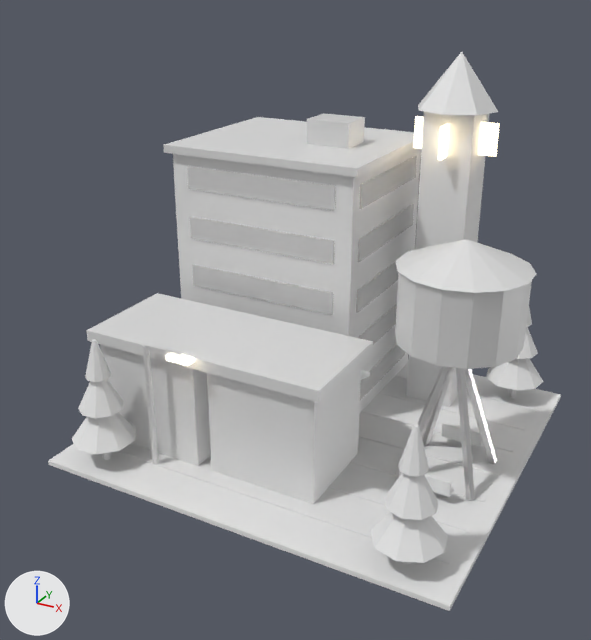
The FBX model Assets/Art/KayseriIsland/Models/Coal/Phase3/Civic_P3.fbx, before and after one commit.
The view is the same before and after, from a 50 mm lens placed at (51.2, -72.4, 36.9), pointed at (29.2, -32.3, 16.8). The lights are fixed; the arrows at lower left show +X, +Y and +Z. The older version comes first. Where no turn or scale is listed for an object, it has been applied to the vertices.

Names of what the first picture shows: 'Civic.Benches', 'Civic.Hall', 'Civic.Lamp0', 'Civic.Paving', 'Civic.Plaza', 'Civic.Shop0', 'Civic.Shop1', 'Civic.Tower', 'Civic.Tree0', 'Civic.Tree1', 'Civic.Tree2', 'Civic.WaterTower'.
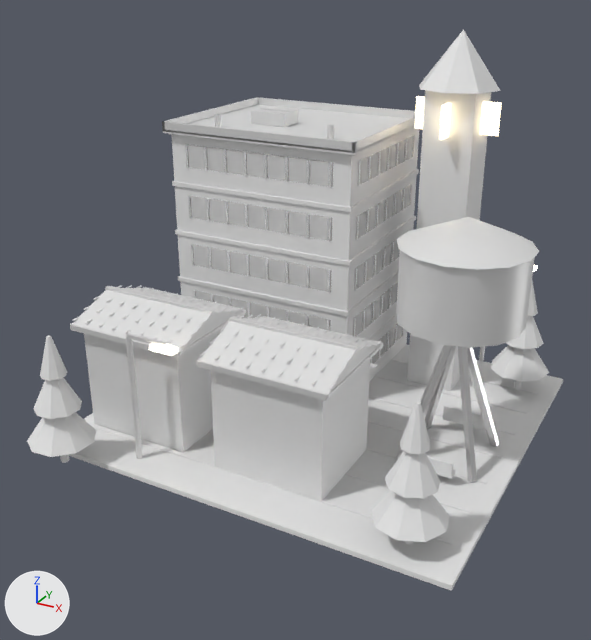
Diff of the bpy script that builds the scene:
```diff
--- a/Assets/Art/KayseriIsland/Models/Coal/Phase3/Civic_P3.fbx.py
+++ b/Assets/Art/KayseriIsland/Models/Coal/Phase3/Civic_P3.fbx.py
@@ me_civic_shop1_001 @@
-me_civic_shop1_001.from_pydata(...)  # 40 vertices, 60 faces; spans x -4.0..4.0, y -3.5..5.59, z 0.0..7.7
+me_civic_shop1_001.from_pydata(...)  # 558 vertices, 836 faces; spans x -4.07..4.07, y -3.57..5.59, z 0.0..8.3
+# me_civic_shop1_001 part 1: 4 vertices removed from x -4.0..4.0, y -3.5..3.5, z 7.7; 282 vertices added at x -4.07..4.07, y -3.57..3.57, z 0.21..8.3
+# other edits to the shape of me_civic_shop1_001 do not show in these pictures
 me_civic_shop1_001.materials.append(mat_clad)
@@ me_civic_shop1_001 @@
 me_civic_shop1_001.materials.append(mat_winlight)
+me_civic_shop1_001.materials.append(mat_steel_dk)  # white #e7e7e7
+me_civic_shop1_001.materials.append(mat_wood)  # white #e7e7e7
@@ me_civic_hall_001 @@
-me_civic_hall_001.from_pydata(...)  # 104 vertices, 156 faces; spans x -6.9..6.9, y -5.9..5.9, z 0.0..19.1
+me_civic_hall_001.from_pydata(...)  # 848 vertices, 1296 faces; spans x -6.9..6.9, y -5.9..7.0, z 0.0..18.0
+# me_civic_hall_001 part 2: a new loose piece, a box spanning x -6.5..6.5, y -4.5..4.5, z 1.1..2.6, in mat_glass (white #e7e7e7)
+# me_civic_hall_001 part 3: a new loose piece, a box spanning x -6.61..6.61, y -5.61..5.61, z 3.16..3.44, in mat_offwhite (white #e7e7e7)
+# me_civic_hall_001 part 4: a new loose piece, a box spanning x -5.3..5.3, y -5.5..5.5, z 4.5..6.0, in mat_glass (white #e7e7e7)
+# me_civic_hall_001 part 5: a new loose piece, a box spanning x -6.5..6.5, y -4.5..4.5, z 4.5..6.0, in mat_glass (white #e7e7e7)
+# me_civic_hall_001 part 6: a new loose piece, a box spanning x -6.61..6.61, y -5.61..5.61, z 6.56..6.84, in mat_offwhite (white #e7e7e7)
+# me_civic_hall_001 part 7: the loose piece of 8 vertices spanning x 1.1..4.1, y -1.2..1.2, z 17.5..19.1 is deleted
+# me_civic_hall_001 part 8: 2 vertices moved from x -6.9..6.9, y -5.9..5.9, z 17.5 to x -6.9..6.9, y -5.7..5.7, z 17.0; 22 vertices removed from x -6.9..6.9, y -5.9..5.9, z 1.1..17.5; 518 vertices added at x -6.9..6.9, y -5.9..5.9, z 1.1..18.0
+# other edits to the shape of me_civic_hall_001 do not show in these pictures
 me_civic_hall_001.materials.append(mat_offwhite)
@@ me_civic_hall_001 @@
 me_civic_hall_001.materials.append(mat_steel_dk)
+me_civic_hall_001.materials.append(mat_steel_lt)  # white #e7e7e7
@@ me_civic_shop0_001 @@
-me_civic_shop0_001.from_pydata(...)  # 40 vertices, 60 faces; spans x -4.0..4.0, y -3.5..5.59, z 0.0..7.7
+me_civic_shop0_001.from_pydata(...)  # 558 vertices, 836 faces; spans x -4.07..4.07, y -3.57..5.59, z 0.0..8.3
+# me_civic_shop0_001 part 9: 4 vertices removed from x -4.0..4.0, y -3.5..3.5, z 7.7; 282 vertices added at x -4.07..4.07, y -3.57..3.57, z 0.21..8.3
+# other edits to the shape of me_civic_shop0_001 do not show in these pictures
 me_civic_shop0_001.materials.append(mat_clad)
@@ me_civic_shop0_001 @@
 me_civic_shop0_001.materials.append(mat_winlight)
+me_civic_shop0_001.materials.append(mat_steel_dk)  # white #e7e7e7
+me_civic_shop0_001.materials.append(mat_wood)  # white #e7e7e7
@@ ob_civic_tree0 @@
 ob_civic_tree0 = bpy.data.objects.new('Civic.Tree0', me_civic_treesrc_001)
-ob_civic_tree0.location = (40.0, -20.0, 8.46)
+ob_civic_tree0.location = (40.47, -20.95, 9.71)
@@ ob_civic_watertower @@
 ob_civic_watertower = bpy.data.objects.new('Civic.WaterTower', me_civic_watertower_001)
-ob_civic_watertower.location = (0.0, 0.0, 8.16)
+ob_civic_watertower.location = (0.0, 0.0, 9.41)
@@ ob_civic_shop1 @@
 ob_civic_shop1 = bpy.data.objects.new('Civic.Shop1', me_civic_shop1_001)
-ob_civic_shop1.location = (30.0, -35.0, 8.46)
+ob_civic_shop1.location = (31.05, -36.12, 9.71)
@@ ob_civic_hall @@
 ob_civic_hall = bpy.data.objects.new('Civic.Hall', me_civic_hall_001)
-ob_civic_hall.location = (25.0, -24.0, 8.46)
+ob_civic_hall.location = (24.6, -23.47, 9.71)
@@ ob_civic_tree2 @@
 ob_civic_tree2 = bpy.data.objects.new('Civic.Tree2', me_civic_treesrc_003)
-ob_civic_tree2.location = (20.0, -40.0, 8.46)
+ob_civic_tree2.location = (19.38, -42.83, 9.71)
@@ ob_civic_tree1 @@
 ob_civic_tree1 = bpy.data.objects.new('Civic.Tree1', me_civic_treesrc_002)
-ob_civic_tree1.location = (40.0, -40.0, 8.46)
+ob_civic_tree1.location = (40.0, -40.0, 9.71)
@@ ob_civic_lamp0 @@
 ob_civic_lamp0 = bpy.data.objects.new('Civic.Lamp0', me_civic_lamp0_001)
-ob_civic_lamp0.location = (23.0, -39.0, 8.46)
+ob_civic_lamp0.location = (23.04, -40.44, 9.71)
@@ ob_civic_plaza @@
 ob_civic_plaza = bpy.data.objects.new('Civic.Plaza', me_civic_plaza_001)
-ob_civic_plaza.location = (0.0, 0.0, 8.16)
+ob_civic_plaza.location = (0.0, 0.0, 9.41)
@@ ob_civic_shop0 @@
 ob_civic_shop0 = bpy.data.objects.new('Civic.Shop0', me_civic_shop0_001)
-ob_civic_shop0.location = (22.0, -35.0, 8.46)
+ob_civic_shop0.location = (21.53, -35.77, 9.71)
@@ ob_civic_tower @@
 ob_civic_tower = bpy.data.objects.new('Civic.Tower', me_civic_tower_001)
-ob_civic_tower.location = (0.0, 0.0, 8.16)
+ob_civic_tower.location = (0.0, 0.0, 9.41)
```

Boxes (x1, y1, x2, y2) around the edits, measured in the pictures (591 x 640 px):
'Civic.Hall', reshaped, moved: before (163, 113, 421, 413); after (162, 97, 419, 381)
'Civic.Plaza', moved: before (48, 363, 561, 611); after (69, 344, 563, 591)
'Civic.Shop1', reshaped, moved: before (194, 316, 373, 504); after (196, 314, 383, 501)
'Civic.WaterTower', moved: before (395, 239, 536, 500); after (396, 217, 539, 482)
'Civic.Shop0', reshaped, moved: before (86, 293, 257, 466); after (70, 285, 246, 453)
'Civic.Tower', moved: before (406, 52, 500, 407); after (407, 29, 501, 391)
'Civic.Tree2', moved: before (72, 339, 136, 460); after (27, 335, 96, 463)
'Civic.Tree1', moved: before (370, 424, 447, 565); after (371, 401, 449, 545)
'Civic.Tree0', moved: before (486, 308, 544, 398); after (490, 281, 549, 390)
'Civic.Lamp0', moved: before (143, 344, 194, 465); after (126, 333, 178, 459)
part 1 of me_civic_shop1_001, built on: before (194, 316, 373, 403); after (196, 316, 383, 401)
part 2 of me_civic_hall_001, added: after (372, 323, 403, 364)
part 3 of me_civic_hall_001, added (mostly hidden): after (369, 315, 397, 340)
part 4 of me_civic_hall_001, added: after (195, 291, 331, 331)
part 5 of me_civic_hall_001, added: after (354, 282, 398, 336)
part 6 of me_civic_hall_001, added: after (178, 272, 398, 316)
part 7 of me_civic_hall_001, deleted: before (307, 113, 365, 149)
part 8 of me_civic_hall_001, cut back: before (163, 117, 414, 315); after (162, 97, 419, 336)
part 9 of me_civic_shop0_001, built on: before (86, 293, 257, 369); after (70, 286, 246, 358)
